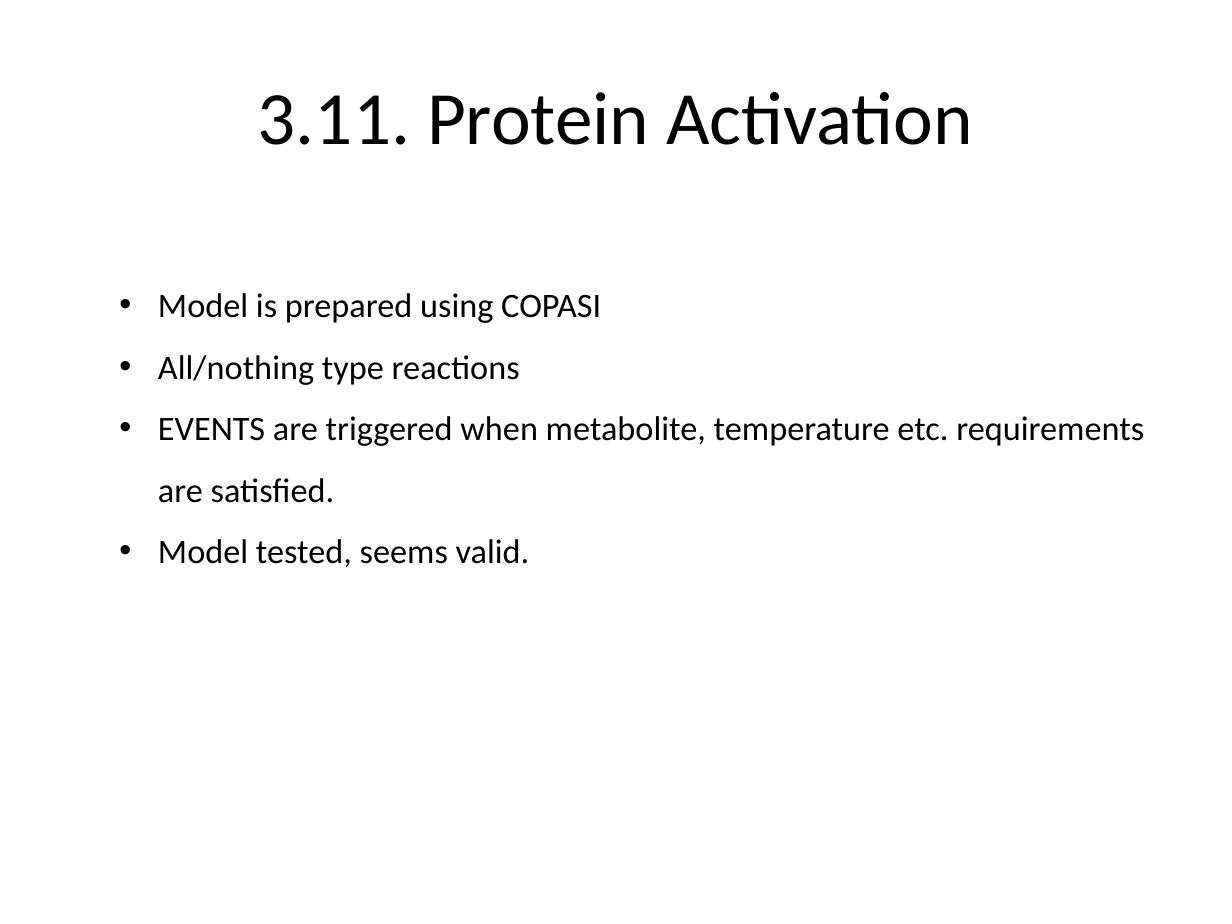
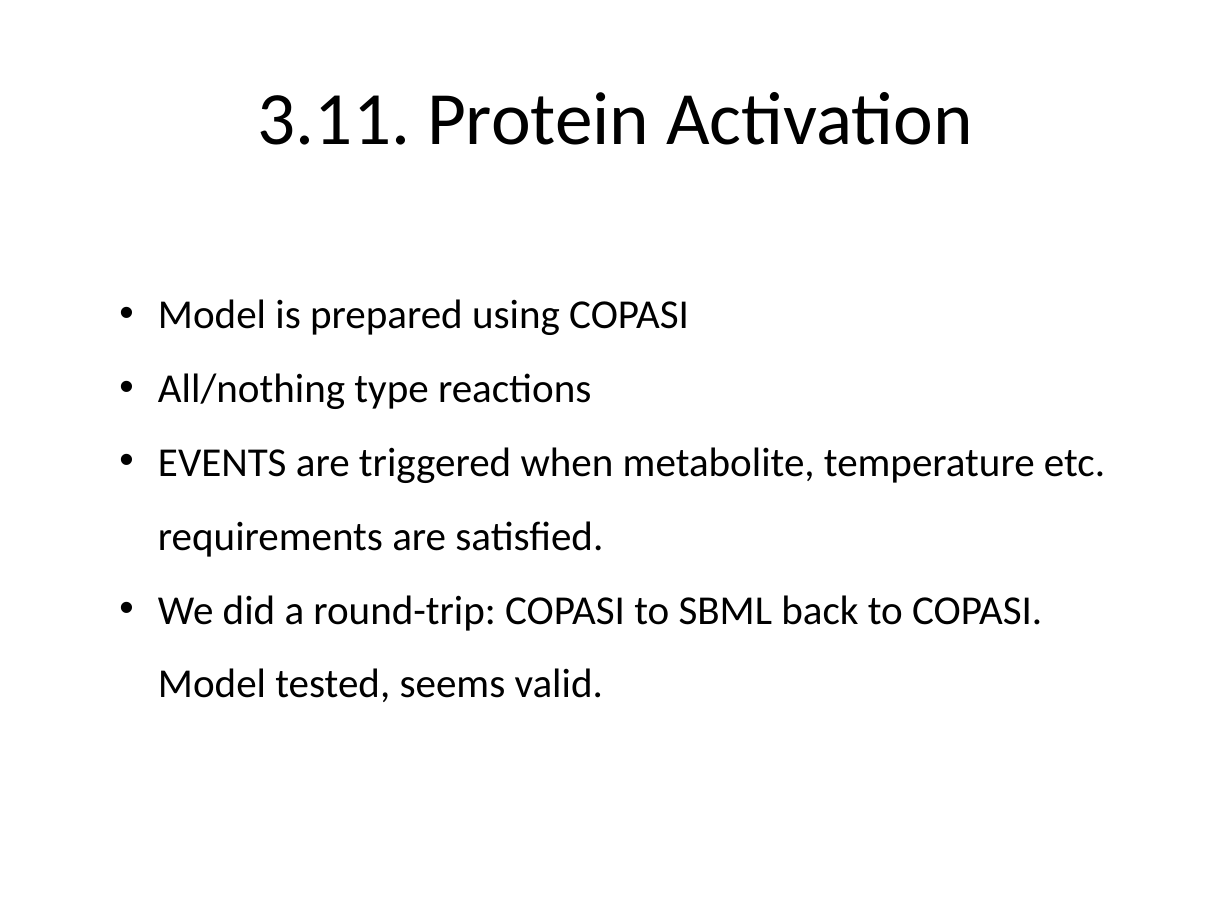
Before and after one commit to dagwa/wholecell-protein, a slide deck: slide 7 of TeamProteinSummary.pptx (slide 6 before the commit). Drawn at 1232x924 pixels with LibreOffice and Linux fonts; fonts in the diff are those of the drawing. Boxes give left, top, right and bottom in pixels: in the first picture for what was removed or moved away, otherwise in the second. Text is boxed around its words. In the diff, an @@ line names an element or a change of style, - is before the commit and + after.

```diff
--- a/TeamProteinSummary.pptx
+++ b/TeamProteinSummary.pptx
@@ text at box(158, 299, 1105, 557): size 20 to 24 pt in "Model is prepared using COPASI", "All/nothing type reactions", "EVENTS are triggered when metabolite, temperature etc. ..." @@
@@ text at box(158, 595, 1042, 702): text changed; size 20 to 24 pt @@
-• Model tested, seems valid.
+• We did a round-trip: COPASI to SBML back to COPASI. Model tested, seems valid.
```
Also in this commit, not shown: 7 other slides changed, 2 slides added, 1 slide removed.
